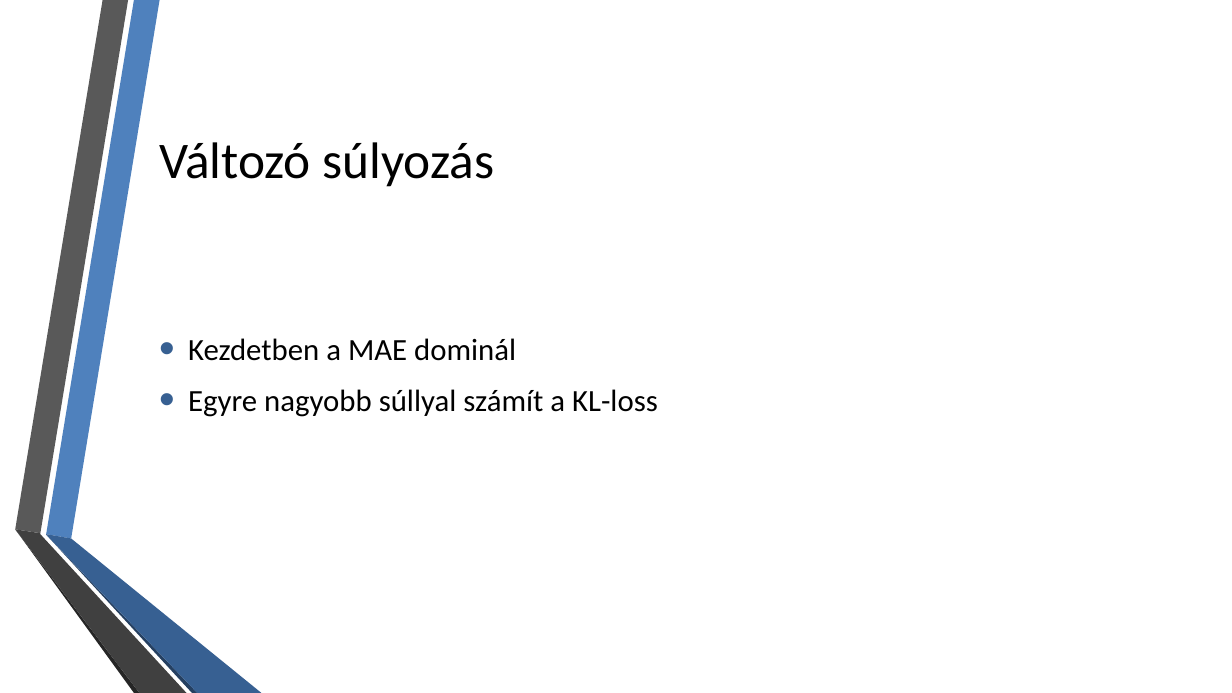
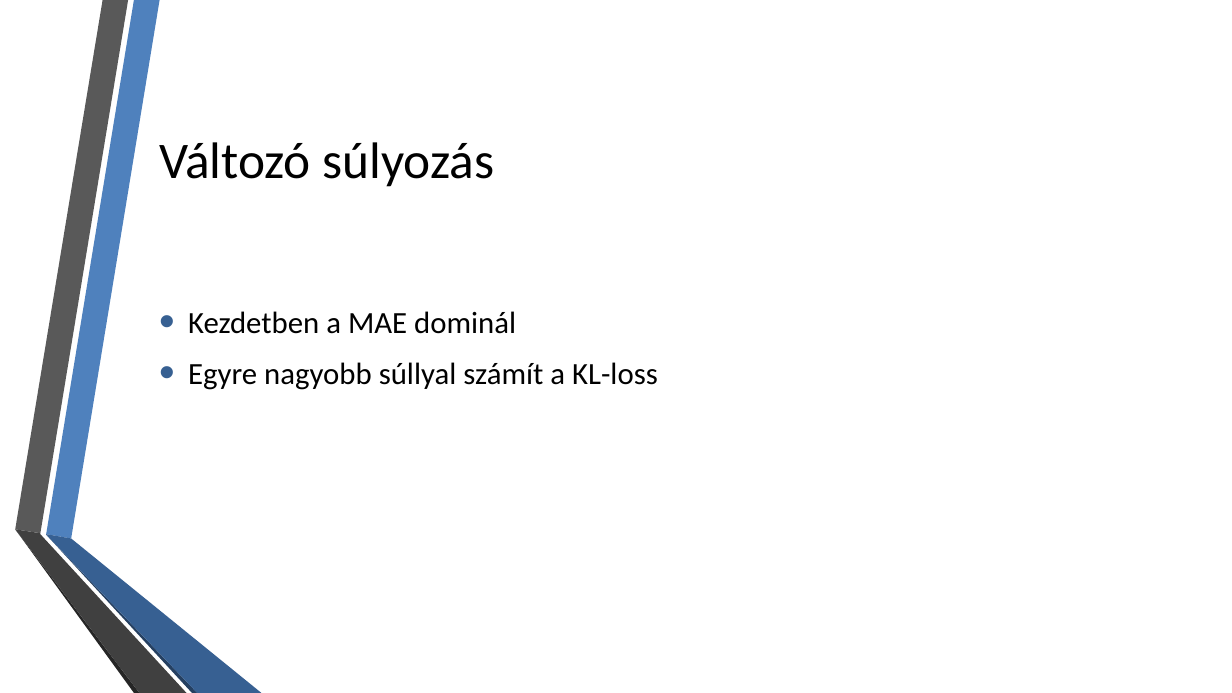
Before and after one commit to ffabi/SemesterProject, a slide deck: slide 7 of Szimpózium0401.pptx. Drawn at 1232x693 pixels with LibreOffice and Linux fonts; fonts in the diff are those of the drawing; background and template pictures are left out. Boxes give left, top, right and bottom in pixels: in the first picture for what was removed or moved away, otherwise in the second. Text is boxed around its words. In the diff, an @@ line names an element or a change of style, - is before the commit and + after.

```diff
--- a/Szimpózium0401.pptx
+++ b/Szimpózium0401.pptx
@@ text "Kezdetben a MAE dominál": place and size @@
-text "Kezdetben a MAE dominál" at bbox=[188, 338, 658, 417]
+text "Kezdetben a MAE dominál" at bbox=[188, 311, 658, 390]
```
Also in this commit, not shown: 2 other slides changed, 2 slides added.
